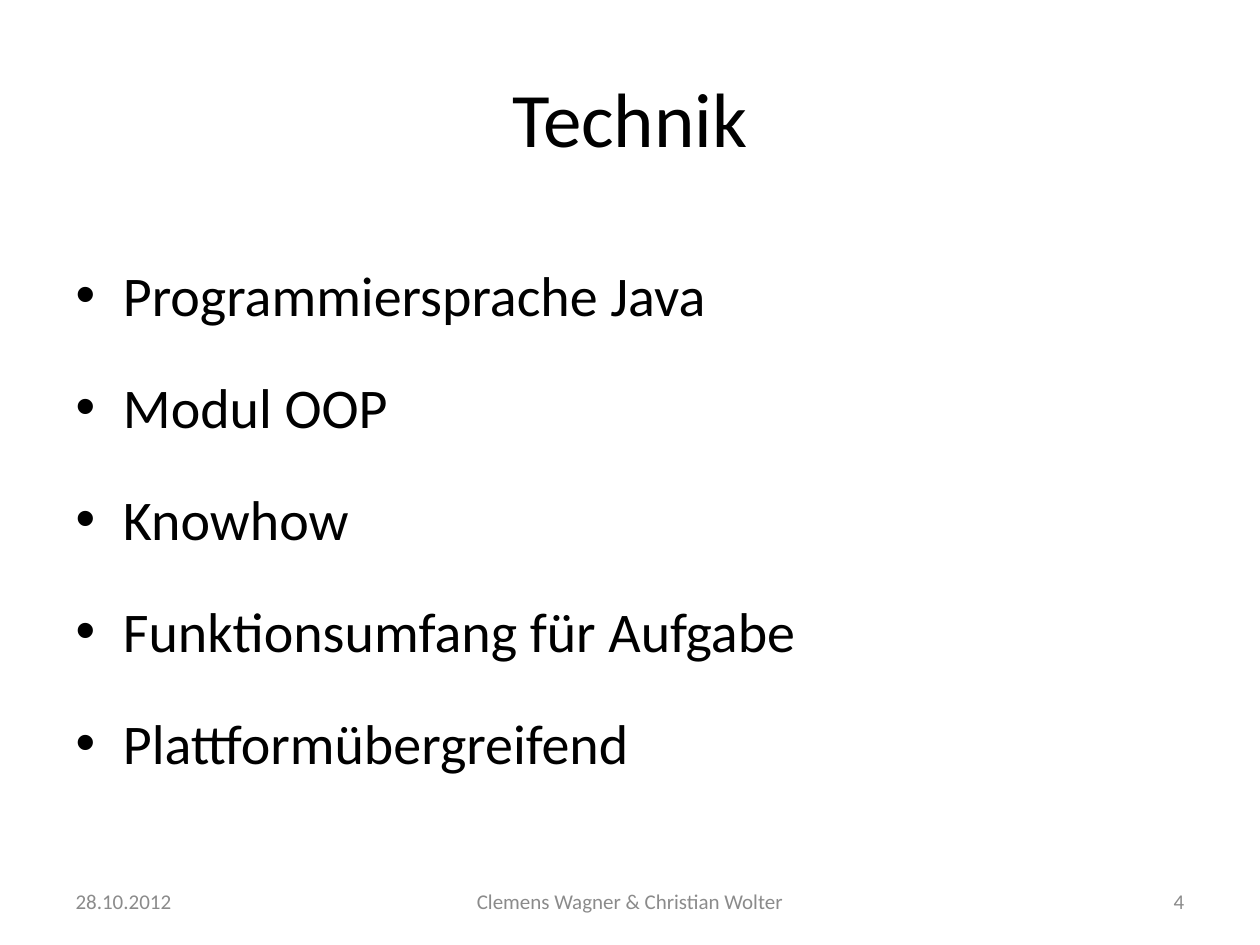
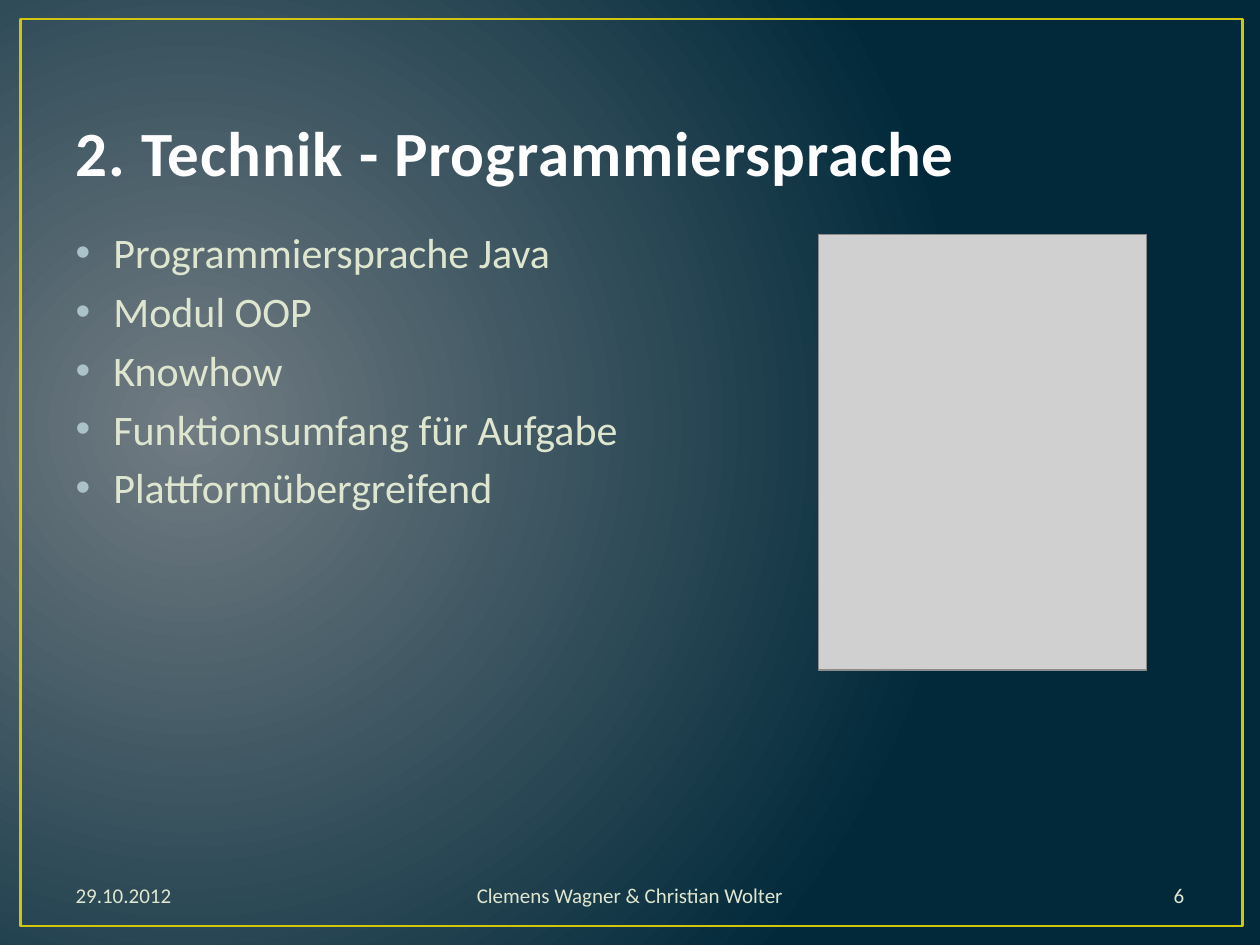
Before and after one commit to dev693/ants, a slide deck: slide 6 of Ants/src/doku/präsentation.pptx (slide 4 before the commit). Drawn at 1260x945 pixels with LibreOffice and Linux fonts; fonts in the diff are those of the drawing; grey boxes stand for pictures. Boxes give left, top, right and bottom in pixels: in the first picture for what was removed or moved away, otherwise in the second. Text is boxed around its words. In the diff, an @@ line names an element or a change of style, - is before the commit and + after.

Commit message:
Präsentation Style anpassungen. Abschnittsüberschriften geändert. Farben geändert

```diff
--- a/Ants/src/doku/präsentation.pptx
+++ b/Ants/src/doku/präsentation.pptx
@@ background #FFFFFF to gradient #717C84 to #01293A @@
@@ rectangle added at (x1=20, y1=19, x2=1242, y2=926), outline #CFC60D 1.5 pt @@
@@ title "2. Technik - Programmiersprache" at (x1=76, y1=123, x2=953, y2=191): vertical alignment middle to bottom @@
@@ title at (x1=76, y1=123, x2=953, y2=191): text changed; size 44 to 36 pt; text colour #000000 to #FEFEFE; bold on @@
-Technik
+2. Technik - Programmiersprache
@@ text "Programmiersprache Java" at (x1=113, y1=239, x2=618, y2=510): size 32 to 24 pt, text colour #000000 to #DFE6D0; indent changed; line spacing 1.5 to 1; less space between paragraphs @@
@@ picture added at (x1=819, y1=234, x2=1147, y2=670) @@
@@ text "Clemens Wagner & Christian Wolter" at (x1=477, y1=888, x2=782, y2=907): text colour #8C8C8C to #DFE6D0 @@
@@ text at (x1=76, y1=889, x2=172, y2=903): text changed; text colour #8C8C8C to #DFE6D0 @@
-28.10.2012
+29.10.2012
@@ page number at (x1=1174, y1=889, x2=1185, y2=903): text changed; text colour #8C8C8C to #DFE6D0 @@
-4
+6
```
Also in this commit, not shown: 14 other slides changed, 6 slides added, 1 slide removed, 4 other files.
